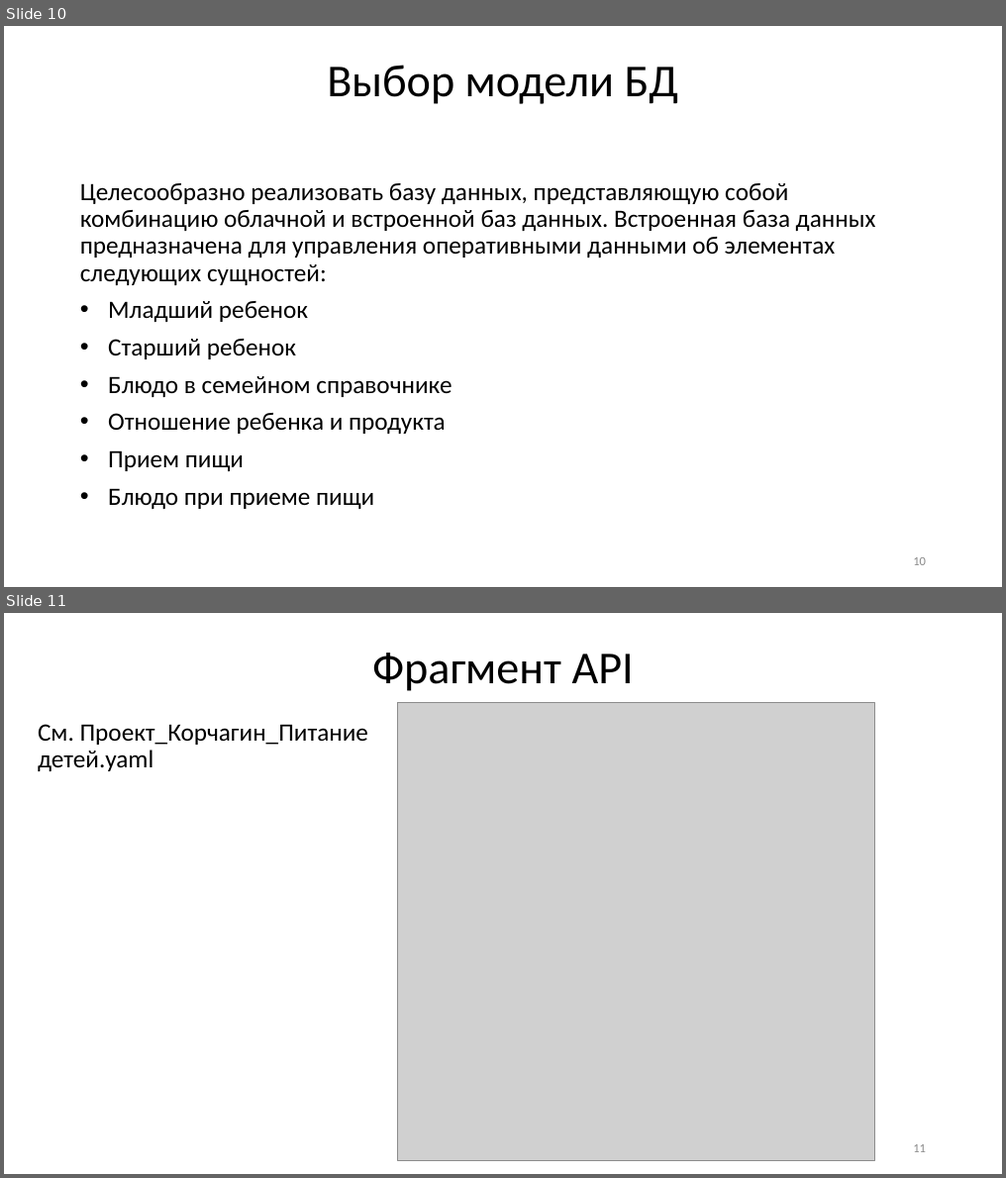
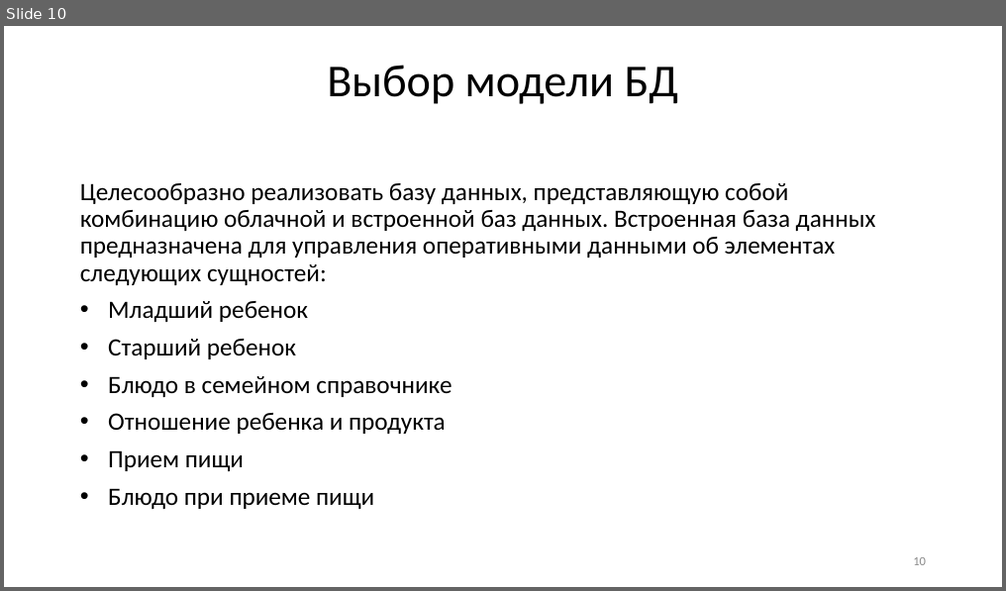
Before and after one commit to Kortchagin/-Kortchagin-s-HeadBridge-Graduation-Project, a slide deck: Проект_Корчагин_Питание детей.pptx. Shown one above the other, each under a label of ours: slides 10 and 11 before the commit, slide 10 after it. The pictures are 1006x1178 and 1006x591 pixels, drawn with LibreOffice and Linux fonts; fonts in the diff are those of the drawing; grey boxes stand for pictures. Boxes give left, top, right and bottom in pixels: in the first picture for what was removed or moved away, otherwise in the second. Text is boxed around its words. In the diff, an @@ line names an element or a change of style, - is before the commit and + after.

```diff
--- a/Проект_Корчагин_Питание детей.pptx
+++ b/Проект_Корчагин_Питание детей.pptx
@@ slide 11 removed at [4, 613, 1002, 1174], background #FFFFFF @@
@@ title removed at [372, 653, 634, 691] @@
-Фрагмент API
@@ text removed at [38, 724, 368, 771] @@
-См. Проект_Корчагин_Питание детей.yaml
@@ picture removed at [398, 703, 874, 1161] @@
@@ page number removed at [913, 1145, 926, 1153] @@
-11
```
Also in this commit, not shown: 1 slide changed, 1 slide added.
